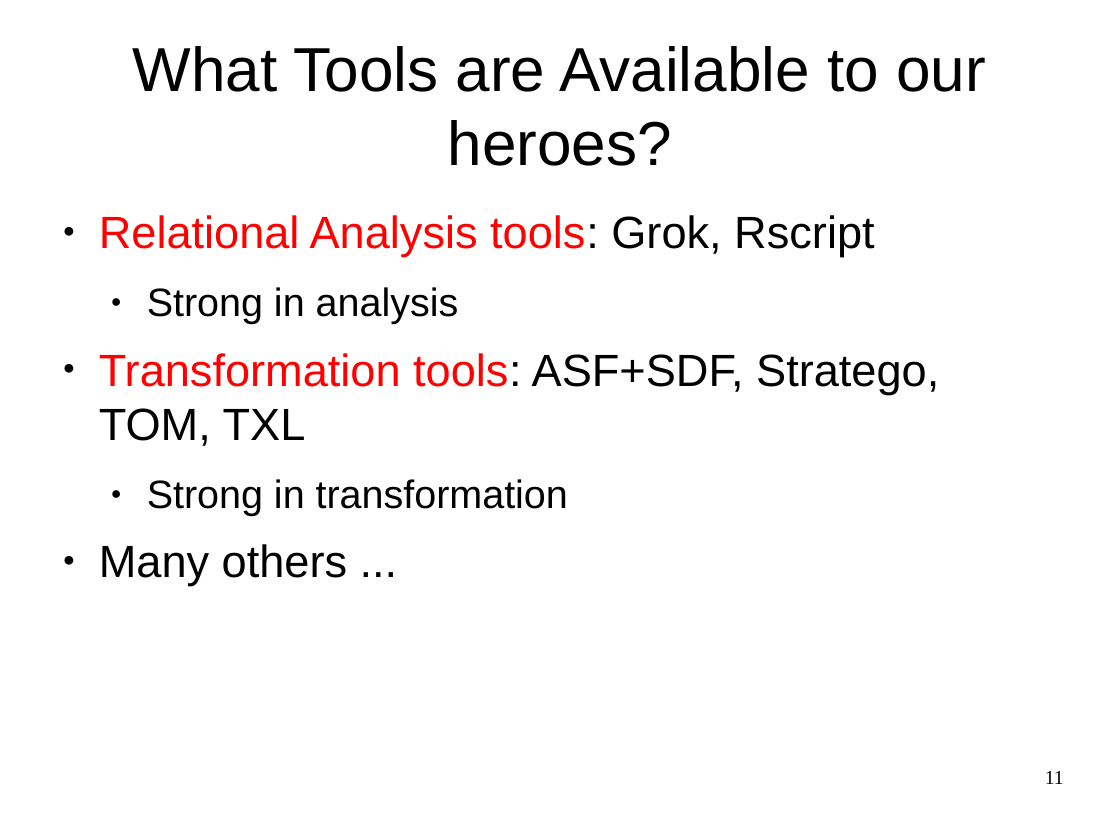
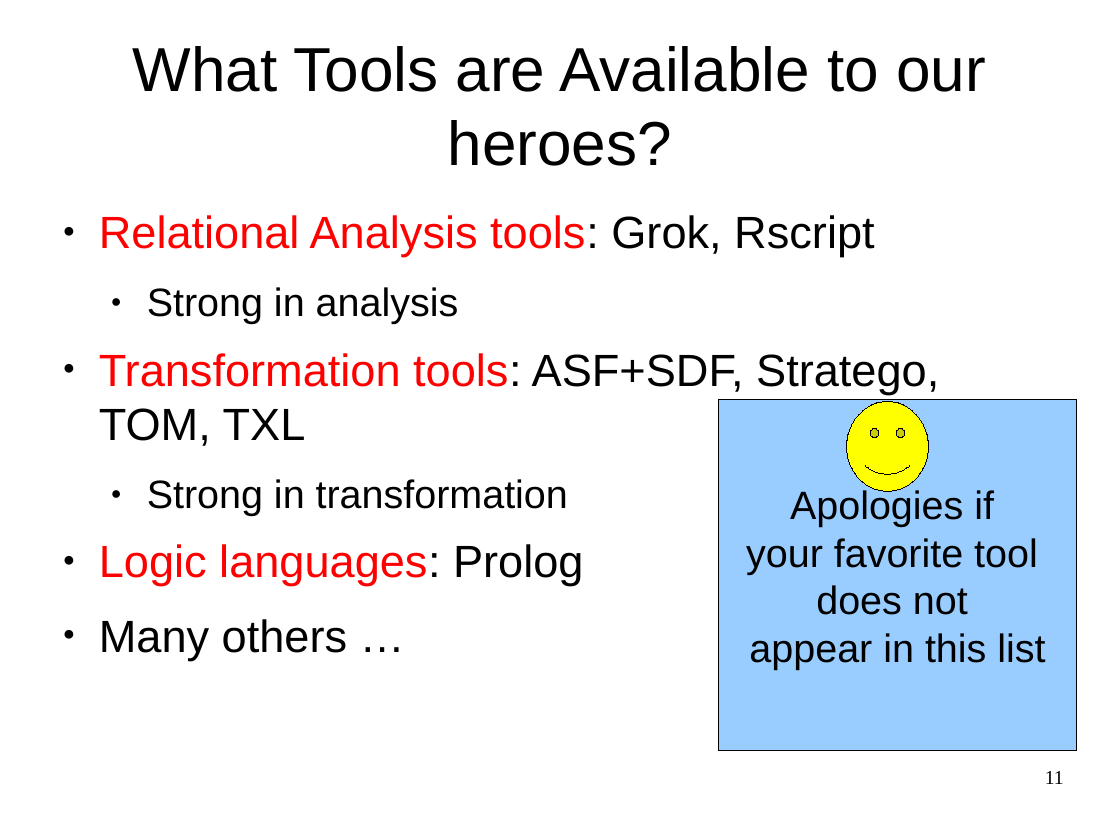
Before and after one commit to cwi-swat/meta-environment, a slide deck: slide 11 of meta-doc/analysis/rascal-slides/rascal-slides.odp. Drawn at 1120x840 pixels with LibreOffice and Linux fonts; fonts in the diff are those of the drawing; background and template pictures are left out. Boxes give left, top, right and bottom in pixels: in the first picture for what was removed or moved away, otherwise in the second. Text is boxed around its words. In the diff, an @@ line names an element or a change of style, - is before the commit and + after.

```diff
--- a/meta-doc/analysis/rascal-slides/rascal-slides.odp
+++ b/meta-doc/analysis/rascal-slides/rascal-slides.odp
@@ rectangle added at <box>720,399,1077,751</box>, fill #99CCFF, outline #000000 0 pt, 28 pt, text #000000 @@
+Apologies if
+your favorite tool
+does not
+appear in this list
@@ smiley face added at <box>847,401,929,491</box>, fill #FFFF00, outline #000000 0 pt @@
@@ text at <box>99,544,583,660</box>: text changed @@
-● Many others ...
+● Logic languages: Prolog
+● Many others …
```
Also in this commit, not shown: 8 other slides changed, 19 slides added.
